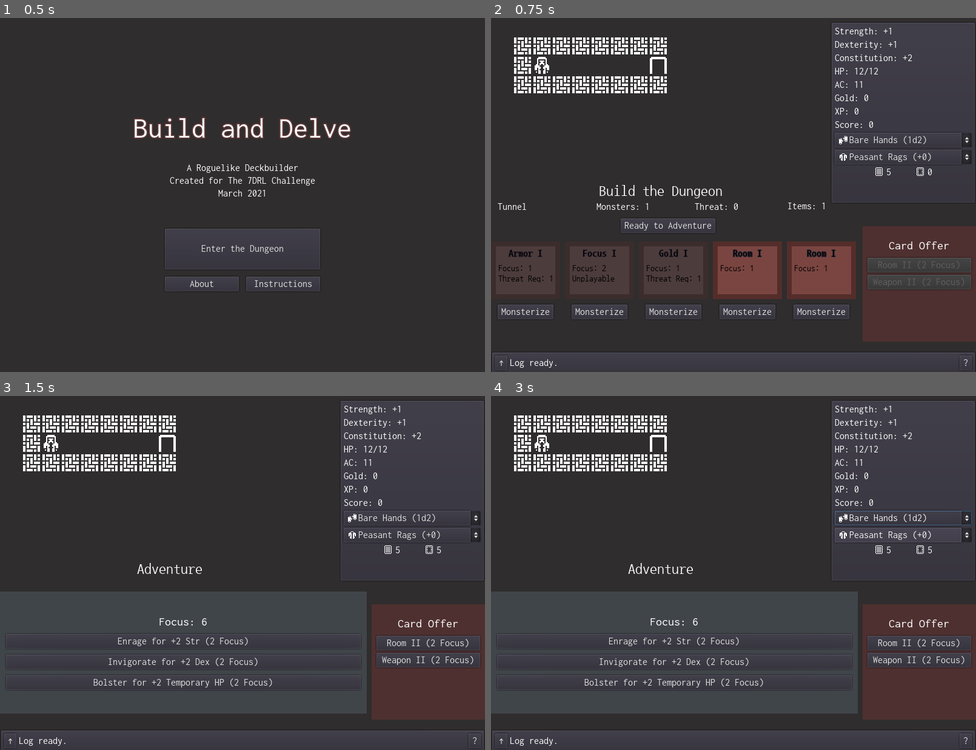
Above: before the commit, frames 1-4 (two rows, left to right).
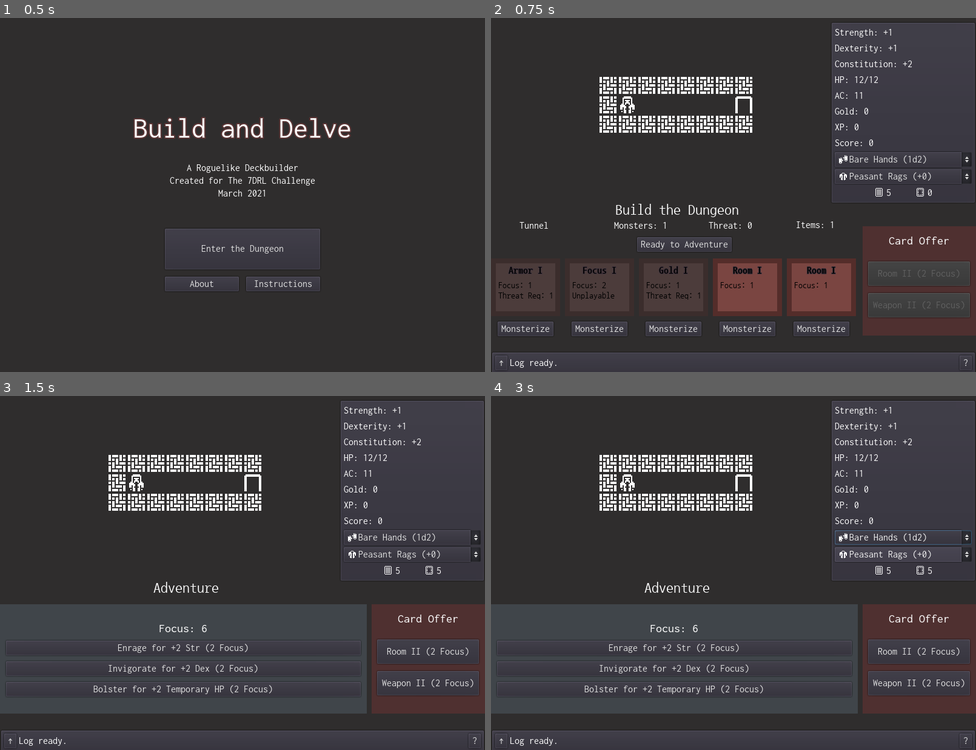
Above: after the commit, the same moments.

Repository: doctor-g/7DRL-2021
Game: Godot game, scene res://src/MainMenu.tscn
Two runs of this game, one before a commit and one after it. Both use one fixed random seed, a clock stepped at 60 frames per second and the inputs below.
Inputs:
- Up to frame 1 (0.5 s): no input
- Up to frame 2 (0.75 s): click "Enter the Dungeon" at 0.5 s
- Up to frame 3 (1.5 s): click "Ready to Adventure" at 1.25 s
- Up to frame 4 (3 s): click "Bare Hands (1d2)" at 2 s; click "Peasant Rags (+0)" at 2.75 s

Frame 1 is identical in both runs. In frame 2, 15% of the frame differs, in the area x 1-100%, y 2-92%; in frame 3, 11%; in frame 4, 11%.

Commit message:
Rearrange UI including centering the dungeon

Diff:
--- a/project/src/Dungeon/Dungeon.gd
+++ b/project/src/Dungeon/Dungeon.gd
@@ -21,6 +21,8 @@
 var _door
 
 var _level := 0
+
+onready var _origin := position
 
 const _TUNNEL = {
 	"level": 0,
@@ -87,8 +89,8 @@
 func _load(conf):
 	room_name = conf["name"]
 	_level = conf["level"]
-	var height = conf["tiles"].size()
-	var width = conf["tiles"][0].length()
+	var height : int = conf["tiles"].size()
+	var width : int = conf["tiles"][0].length()
 	for i in range(0,width):
 		for j in range(0,height):
 			var symbol = conf["tiles"][j][i]
@@ -104,6 +106,10 @@
 					_monster_spawn_points.append([i,j])
 				"I":
 					_item_spawn_points.append([i,j])
+	var screen_width : float = width * tile_size
+	var screen_height : float = height * tile_size
+	position.x = _origin.x - screen_width / 2
+	position.y = _origin.y - screen_height / 2
 
 
 func _on_Hero_took_turn():
--- a/project/src/Game.tscn
+++ b/project/src/Game.tscn
@@ -39,28 +39,30 @@
 
 [node name="PhasePanel" parent="." instance=ExtResource( 5 )]
 anchor_right = 0.7
-margin_top = 288.826
-margin_bottom = -274.174
+margin_left = 26.8701
+margin_top = 319.939
+margin_right = 26.8701
+margin_bottom = -243.061
 
 [node name="RoomInfoPanel" parent="." instance=ExtResource( 4 )]
 anchor_right = 0.7
 anchor_bottom = 0.0
-margin_left = 11.0
-margin_top = 319.0
-margin_right = -7.0
-margin_bottom = 351.0
+margin_left = 46.8701
+margin_top = 350.113
+margin_right = 6.87006
+margin_bottom = 382.113
 
 [node name="CardPanel" parent="." instance=ExtResource( 6 )]
 anchor_top = 0.61052
 anchor_right = 0.7525
 anchor_bottom = 0.852187
-margin_top = 18.6877
-margin_bottom = 18.6877
+margin_top = 46.972
+margin_bottom = 46.9719
 
 [node name="ShopPanel" parent="." instance=ExtResource( 7 )]
 anchor_top = 0.6
+anchor_bottom = 0.9
 margin_left = 613.0
-margin_bottom = -50.0
 
 [node name="GameOverPopup" parent="." instance=ExtResource( 8 )]
 anchor_left = 0.5
@@ -73,19 +75,19 @@
 margin_bottom = 50.0
 
 [node name="Dungeon" parent="." instance=ExtResource( 10 )]
-position = Vector2( 36.0407, 46.7194 )
+position = Vector2( 304.741, 159.856 )
 
 [node name="AdventurePanel" parent="." instance=ExtResource( 2 )]
 visible = false
-anchor_top = 0.565
+anchor_top = 0.6
 anchor_right = 0.75625
 anchor_bottom = 0.9
 
 [node name="CardsDoneButton" type="Button" parent="."]
-margin_left = 213.637
-margin_top = 346.536
-margin_right = 369.637
-margin_bottom = 370.536
+margin_left = 240.507
+margin_top = 377.649
+margin_right = 396.507
+margin_bottom = 401.649
 text = "Ready to Adventure"
 __meta__ = {
 "_edit_use_anchors_": false
--- a/project/src/MainMenu.tscn
+++ b/project/src/MainMenu.tscn
@@ -114,7 +114,6 @@
 anchor_bottom = 0.85
 
 [node name="AboutPopup" parent="." instance=ExtResource( 5 )]
-visible = false
 anchor_left = 0.15
 anchor_top = 0.15
 anchor_right = 0.85
--- a/project/src/UI/PlayerInfoPanel.tscn
+++ b/project/src/UI/PlayerInfoPanel.tscn
@@ -27,69 +27,81 @@
 margin_bottom = 593.0
 
 [node name="StrLabel" type="Label" parent="VBoxContainer"]
+margin_top = 17.0
 margin_right = 786.0
-margin_bottom = 14.0
+margin_bottom = 31.0
+size_flags_vertical = 6
 text = "Str: +A (+B)"
 
 [node name="DexLabel" type="Label" parent="VBoxContainer"]
-margin_top = 18.0
+margin_top = 71.0
 margin_right = 786.0
-margin_bottom = 32.0
+margin_bottom = 85.0
+size_flags_vertical = 6
 text = "Dex: +A (+B)"
 
 [node name="ConLabel" type="Label" parent="VBoxContainer"]
-margin_top = 36.0
+margin_top = 124.0
 margin_right = 786.0
-margin_bottom = 50.0
+margin_bottom = 138.0
+size_flags_vertical = 6
 text = "Con: +A (+B)"
 
 [node name="HPLabel" type="Label" parent="VBoxContainer"]
-margin_top = 54.0
+margin_top = 178.0
 margin_right = 786.0
-margin_bottom = 68.0
+margin_bottom = 192.0
+size_flags_vertical = 6
 text = "HP: X/Y"
 
 [node name="ACLabel" type="Label" parent="VBoxContainer"]
-margin_top = 72.0
+margin_top = 232.0
 margin_right = 786.0
-margin_bottom = 86.0
+margin_bottom = 246.0
+size_flags_vertical = 6
 text = "AC: ZZ"
 __meta__ = {
 "_edit_use_anchors_": false
 }
 
 [node name="GoldLabel" type="Label" parent="VBoxContainer"]
-margin_top = 90.0
+margin_top = 285.0
 margin_right = 786.0
-margin_bottom = 104.0
+margin_bottom = 299.0
+size_flags_vertical = 6
 text = "Gold: 111"
 
 [node name="XPLabel" type="Label" parent="VBoxContainer"]
-margin_top = 108.0
+margin_top = 339.0
 margin_right = 786.0
-margin_bottom = 122.0
+margin_bottom = 353.0
+size_flags_vertical = 6
 text = "XP: 123"
 
 [node name="ScoreLabel" type="Label" parent="VBoxContainer"]
-margin_top = 126.0
+margin_top = 393.0
 margin_right = 786.0
-margin_bottom = 140.0
+margin_bottom = 407.0
+size_flags_vertical = 6
 text = "Score: 111"
 
 [node name="WeaponSelector" type="OptionButton" parent="VBoxContainer"]
-margin_top = 144.0
+margin_top = 443.0
 margin_right = 786.0
-margin_bottom = 164.0
+margin_bottom = 463.0
+size_flags_vertical = 6
 
 [node name="ArmorSelector" type="OptionButton" parent="VBoxContainer"]
-margin_top = 168.0
+margin_top = 497.0
 margin_right = 786.0
-margin_bottom = 188.0
+margin_bottom = 517.0
+size_flags_vertical = 6
 
 [node name="DeckBox" type="HBoxContainer" parent="VBoxContainer"]
-margin_top = 192.0
+margin_top = 553.0
 margin_right = 786.0
-margin_bottom = 208.0
+margin_bottom = 569.0
+size_flags_vertical = 6
 alignment = 1
 
 [node name="DeckLabel" parent="VBoxContainer/DeckBox" instance=ExtResource( 3 )]
--- a/project/src/UI/ShopPanel.gd
+++ b/project/src/UI/ShopPanel.gd
@@ -9,6 +9,8 @@
 var _game : Game
 
 var disabled := true setget _set_disabled
+
+onready var _button_box := $VBoxContainer/ButtonBox
 
 func _ready():
 	refresh()
@@ -22,8 +24,8 @@
 
 func refresh():
 	# Remove all old buttons
-	while $ButtonBox.get_child_count() > 0:
-		$ButtonBox.remove_child($ButtonBox.get_child(0))
+	while _button_box.get_child_count() > 0:
+		_button_box.remove_child(_button_box.get_child(0))
 
 	var chosen_this_refresh : Array = []
 	for _i in range(0, _OFFER_SIZE):
@@ -44,10 +46,11 @@
 
 		var button : CardButton = CardButton.new()
 		button.disabled = true
+		button.size_flags_vertical = SIZE_EXPAND_FILL
 		button.text = "%s %s (%d Focus)" % [card.title, _romanize(card.level), card.focus]
 		button.connect("pressed", self, "_on_Shop_button_pressed", [card])
 		button.card = card
-		$ButtonBox.add_child(button)
+		_button_box.add_child(button)
 
 
 func _romanize(num:int):
@@ -72,7 +75,7 @@
 
 
 func _update_button_disabled_state():
-	for button in $ButtonBox.get_children():
+	for button in _button_box.get_children():
 		button.disabled = disabled or _game.focus < button.card.cost
 
 
--- a/project/src/UI/ShopPanel.tscn
+++ b/project/src/UI/ShopPanel.tscn
@@ -19,13 +19,20 @@
 "_edit_use_anchors_": false
 }
 
-[node name="Label" type="Label" parent="."]
-anchor_left = 0.5
-anchor_right = 0.5
-margin_left = -100.0
-margin_top = 20.0
-margin_right = 100.0
-margin_bottom = 22.0
+[node name="VBoxContainer" type="VBoxContainer" parent="."]
+anchor_left = 0.05
+anchor_right = 0.95
+anchor_bottom = 1.0
+custom_constants/separation = 12
+__meta__ = {
+"_edit_use_anchors_": false
+}
+
+[node name="Label" type="Label" parent="VBoxContainer"]
+margin_top = 79.0
+margin_right = 720.0
+margin_bottom = 101.0
+size_flags_vertical = 6
 custom_fonts/font = ExtResource( 2 )
 text = "Card Offer"
 align = 1
@@ -33,22 +40,32 @@
 "_edit_use_anchors_": false
 }
 
-[node name="ButtonBox" type="VBoxContainer" parent="."]
-anchor_right = 1.0
-margin_left = 8.0
-margin_top = 52.0
-margin_right = -8.0
-margin_bottom = 28.0316
+[node name="ButtonBox" type="VBoxContainer" parent="VBoxContainer"]
+margin_top = 192.0
+margin_right = 720.0
+margin_bottom = 552.0
+size_flags_vertical = 3
+size_flags_stretch_ratio = 2.0
+custom_constants/separation = 12
 alignment = 1
 __meta__ = {
 "_edit_use_anchors_": false
 }
 
-[node name="Button1" type="Button" parent="ButtonBox"]
-margin_right = 784.0
-margin_bottom = 20.0
+[node name="Button1" type="Button" parent="VBoxContainer/ButtonBox"]
+margin_right = 720.0
+margin_bottom = 174.0
+size_flags_vertical = 3
 
-[node name="Button2" type="Button" parent="ButtonBox"]
-margin_top = 24.0
-margin_right = 784.0
-margin_bottom = 44.0
+[node name="Button2" type="Button" parent="VBoxContainer/ButtonBox"]
+margin_top = 186.0
+margin_right = 720.0
+margin_bottom = 360.0
+size_flags_vertical = 3
+
+[node name="Bottompadding" type="Label" parent="VBoxContainer"]
+margin_top = 575.0
+margin_right = 720.0
+margin_bottom = 589.0
+size_flags_vertical = 6
+size_flags_stretch_ratio = 0.2
